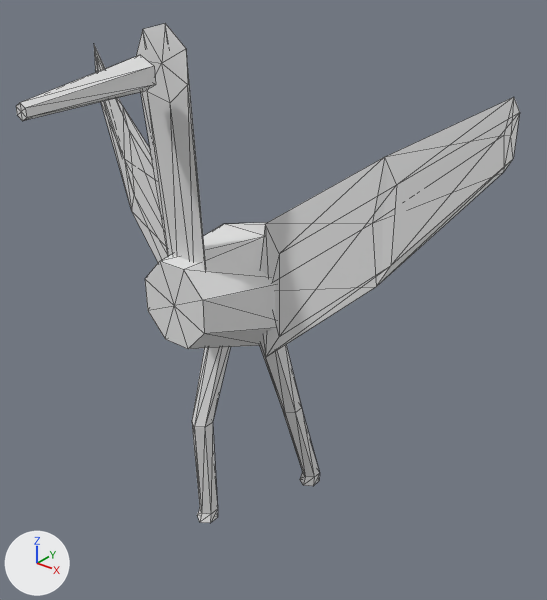
Before and after pictures for a commit that changed the OBJ model data/animals/garca/walk/1.obj.
Before and after are seen from a 50 mm camera at (0.894, -1.028, 1.191) aimed at (0.054, 0.022, 0.54). The axes (+X, +Y, +Z) are drawn at lower left. The lights are the same throughout. The first picture is the older version. Mesh edges are drawn as thin lines. Where no turn or scale is listed for an object, it has been applied to the vertices.

In view in the first picture: 'garca_walk_1'.
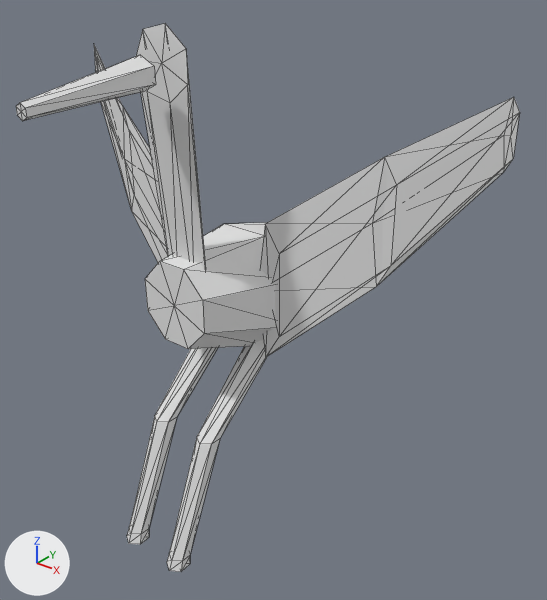
The newer file is also turned or shifted as a whole; pictures and numbers use the older file's frame.

Where the change shows, as pixel boxes [x1, y1, x2, y2] in the pictures (547 x 600 px; the box of a moved part takes in the faces that stretch with it):
'garca_walk_1', reshaped (10% taller): before [16, 23, 520, 523]; after [16, 23, 520, 572]
part 1 of me_garca_walk_1, moved or reshaped: before [300, 472, 319, 486]; after [167, 554, 190, 572]
part 2 of me_garca_walk_1, moved or reshaped: before [260, 342, 319, 478]; after [169, 340, 267, 561]
part 3 of me_garca_walk_1, moved or reshaped: before [197, 508, 218, 523]; after [127, 528, 149, 544]
part 4 of me_garca_walk_1, moved or reshaped: before [192, 347, 230, 514]; after [129, 348, 218, 534]

Patch to the scene script:
```diff
--- a/data/animals/garca/walk/1.obj.py
+++ b/data/animals/garca/walk/1.obj.py
@@ me_garca_walk_1 @@
 # used by ob_garca_walk_1; location = (0.0, 0.0, 0.0)
-me_garca_walk_1.from_pydata(...)  # 156 vertices, 280 faces; spans x -0.48..0.478, y -0.453..0.402, z 0.0..1.069
+me_garca_walk_1.from_pydata(...)  # 156 vertices, 280 faces; spans x -0.48..0.478, y -0.453..0.402, z 0.087..1.069
+# me_garca_walk_1 part 1: all 13 vertices in x 0.038..0.078, y 0.13..0.182, z 0.014..0.034 are moved by (0.0, -0.434, 0.073)
+# me_garca_walk_1 part 2: all 6 vertices in x 0.039..0.077, y 0.056..0.104, z 0.26 are moved by (0.0, -0.26, 0.068)
+# me_garca_walk_1 part 3: all 13 vertices in x -0.078..-0.038, y -0.103..-0.051, z 0.0..0.02 are moved by (0.0, -0.201, 0.087)
+# me_garca_walk_1 part 4: all 6 vertices in x -0.077..-0.039, y -0.104..-0.056, z 0.26 are moved by (0.0, -0.1, 0.068)
```
